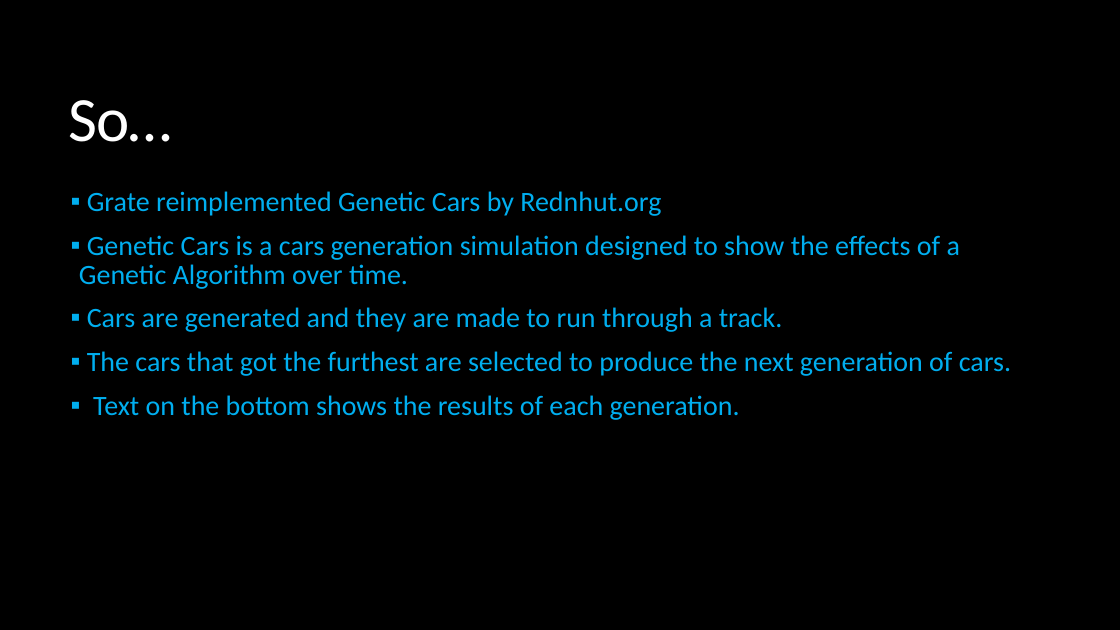
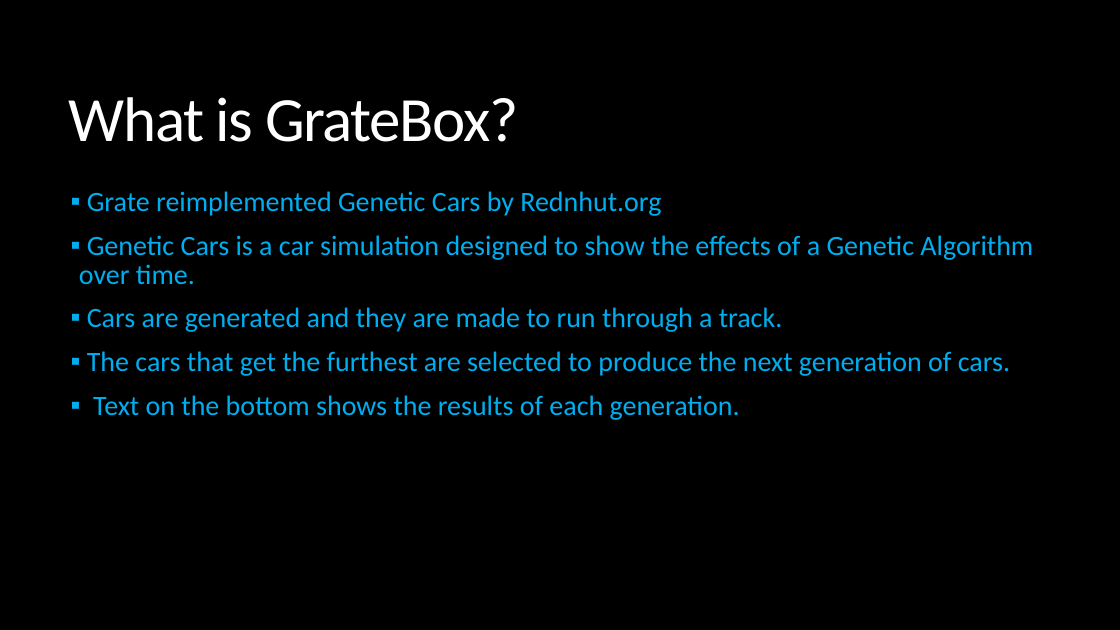
Before and after one commit to KelvinKKLin/GrateBox, a slide deck: slide 5 of Presentation.pptx (slide 4 before the commit). Drawn at 1120x630 pixels with LibreOffice and Linux fonts; fonts in the diff are those of the drawing. Boxes give left, top, right and bottom in pixels: in the first picture for what was removed or moved away, otherwise in the second. Text is boxed around its words. In the diff, an @@ line names an element or a change of style, - is before the commit and + after.

```diff
--- a/Presentation.pptx
+++ b/Presentation.pptx
@@ title at bbox=[69, 97, 518, 142]: text changed @@
-So…
+What is GrateBox?
@@ text at bbox=[79, 235, 1033, 285]: text changed @@
-▪ Genetic Cars is a cars generation simulation designed to show the effects of a Genetic Algorithm over time.
+▪ Genetic Cars is a car simulation designed to show the effects of a Genetic Algorithm over time.
@@ text at bbox=[87, 351, 1010, 376]: text changed @@
-▪ The cars that got the furthest are selected to produce the next generation of cars.
+▪ The cars that get the furthest are selected to produce the next generation of cars.
```
Also in this commit, not shown: 5 other slides changed, 1 other file.
